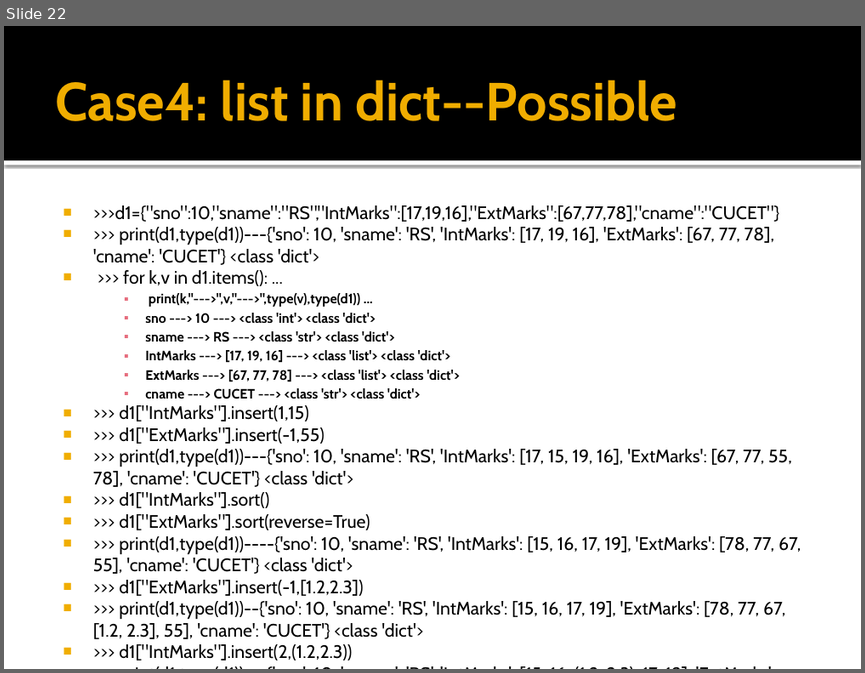
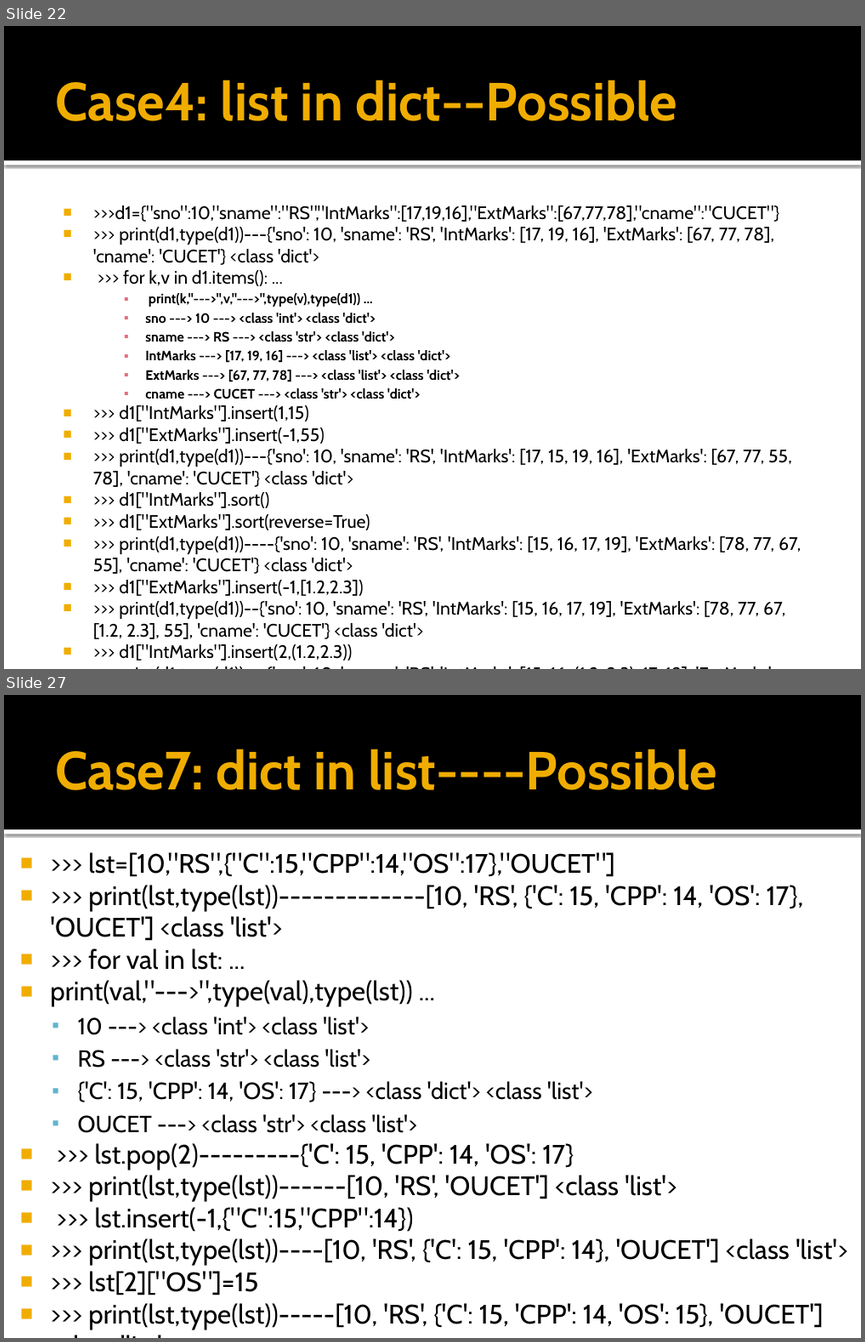
Before and after one commit to Pravesh4929/Python-Hub, a slide deck: (43)Combination of dict with dict,set,tuple and list.pptx. Shown one above the other, each under a label of ours: slide 22 before the commit, slides 22 and 27 after it; the slides between them are not shown. The pictures are 865x673 and 865x1342 pixels, drawn with LibreOffice and Linux fonts; fonts in the diff are those of the drawing. Boxes give left, top, right and bottom in pixels: in the first picture for what was removed or moved away, otherwise in the second. Text is boxed around its words. In the diff, an @@ line names an element or a change of style, - is before the commit and + after.

```diff
--- a/(43)Combination of dict with dict,set,tuple and list.pptx
+++ b/(43)Combination of dict with dict,set,tuple and list.pptx
@@ slide 27 added at <box>4,695,861,1338</box>, background #FFFFFF; not listed: 2 template elements that a slide beside it also shows @@
@@ title added at <box>55,749,717,790</box>, 45 pt, text #F0AD00, bold @@
+Case7: dict in list----Possible
@@ text added at <box>50,852,848,1329</box>, 22.4 pt, text #000000 @@
+■ >>> lst=[10,"RS",{"C":15,"CPP":14,"OS":17},"OUCET"]
+■ >>> print(lst,type(lst))-------------[10, 'RS', {'C': 15, 'CPP': 14, 'OS': 17}, 'OUCET'] <class 'list'>
+■ >>> for val in lst: ...
+■ print(val,"--->",type(val),type(lst)) ...
+  ▪ 10 ---> <class 'int'> <class 'list'>
+  ▪ RS ---> <class 'str'> <class 'list'>
+  ▪ {'C': 15, 'CPP': 14, 'OS': 17} ---> <class 'dict'> <class 'list'>
+  ▪ OUCET ---> <class 'str'> <class 'list'>
+■ >>> lst.pop(2)---------{'C': 15, 'CPP': 14, 'OS': 17}
+■ >>> print(lst,type(lst))------[10, 'RS', 'OUCET'] <class 'list'>
+■ >>> lst.insert(-1,{"C":15,"CPP":14})
+■ >>> print(lst,type(lst))----[10, 'RS', {'C': 15, 'CPP': 14}, 'OUCET'] <class 'list'>
+■ >>> lst[2]["OS"]=15
+■ >>> print(lst,type(lst))-----[10, 'RS', {'C': 15, 'CPP': 14, 'OS': 15}, 'OUCET'] <class 'list'>
```
Also in this commit, not shown: 13 other slides added, 1 slide removed, 2 other files.
